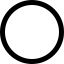
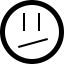
Two versions of the same layered image (64x64). Layer-by-layer changes:
added group "Face" with 4 layers above "Crosshair" over [18, 13, 48, 48]
added layer "Line 1" (1st of 2, in "Face") in group "Face" over [38, 13, 40, 31]
added layer "Line 1" (2nd of 2, in "Face") in group "Face" over [23, 13, 25, 31]
added layer "Line 2" in group "Face" over [18, 38, 48, 48]
added layer "Ellipse 1" (1st of 2, in "Face") in group "Face" over [18, 13, 48, 48]
hid "Ellipse 1" (2nd of 2, in "Crosshair"), moved it into group "Crosshair" over [18, 13, 48, 48]
